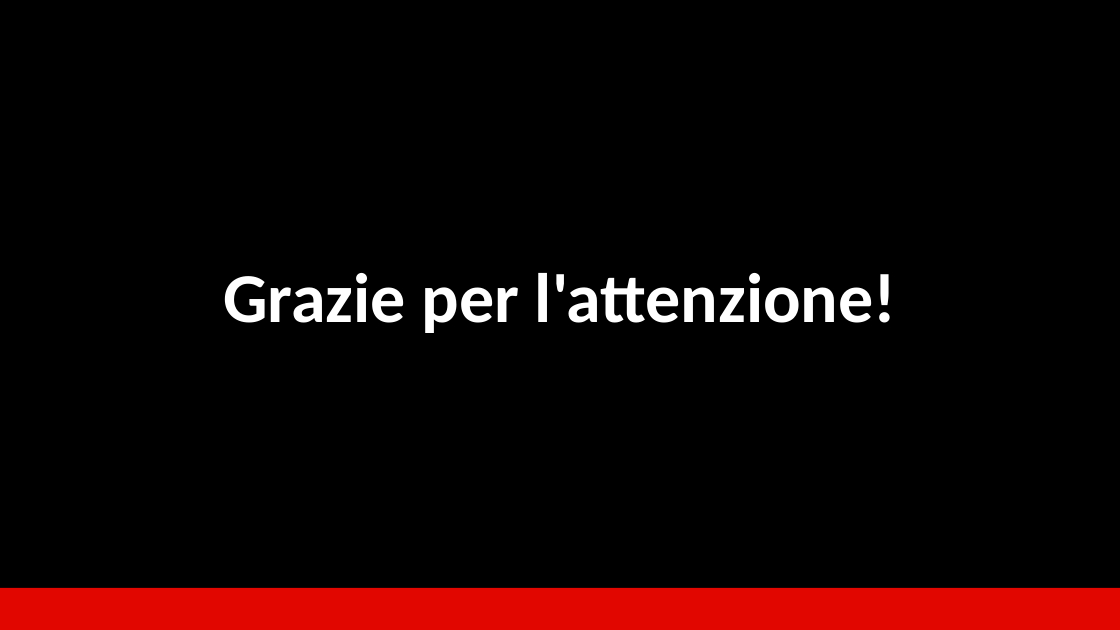
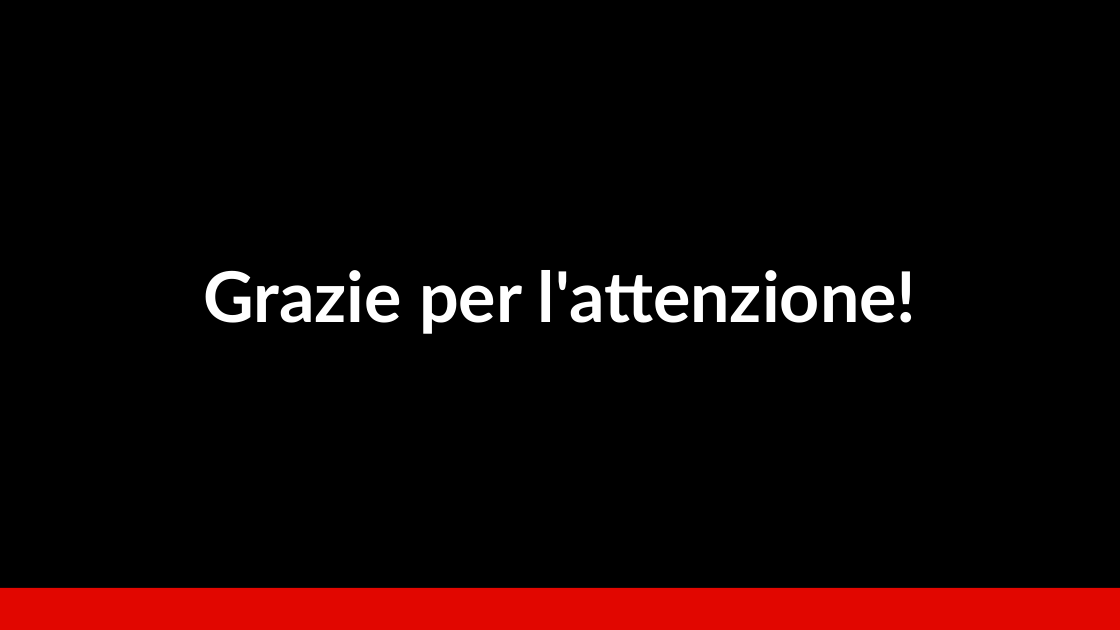
Before and after one commit to WBOnCedR/Stili_di_guida_f1, a slide deck: slide 22 of presentazione_F1_10min.pptx. Drawn at 1120x630 pixels with LibreOffice and Linux fonts; fonts in the diff are those of the drawing. Boxes give left, top, right and bottom in pixels: in the first picture for what was removed or moved away, otherwise in the second. Text is boxed around its words. In the diff, an @@ line names an element or a change of style, - is before the commit and + after.

```diff
--- a/presentazione_F1_10min.pptx
+++ b/presentazione_F1_10min.pptx
@@ text "Grazie per l'attenzione!": place and size @@
-text "Grazie per l'attenzione!" at bbox=[223, 273, 896, 333]
+text "Grazie per l'attenzione!" at bbox=[203, 270, 917, 334]
@@ text "Grazie per l'attenzione!" at bbox=[203, 270, 917, 334]: font Calibri to Lato @@
```
Also in this commit, not shown: 11 other slides changed, 1 other file.
